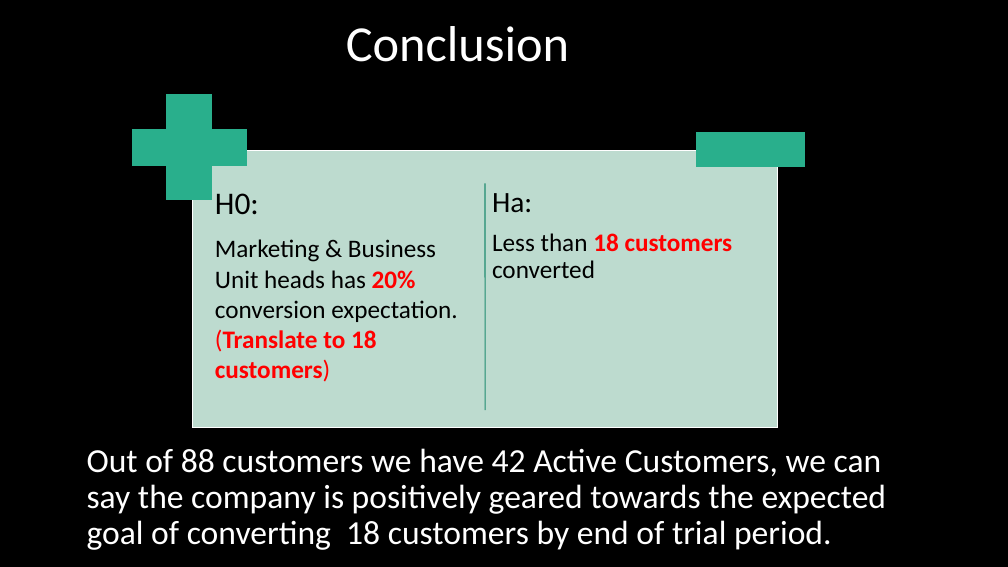
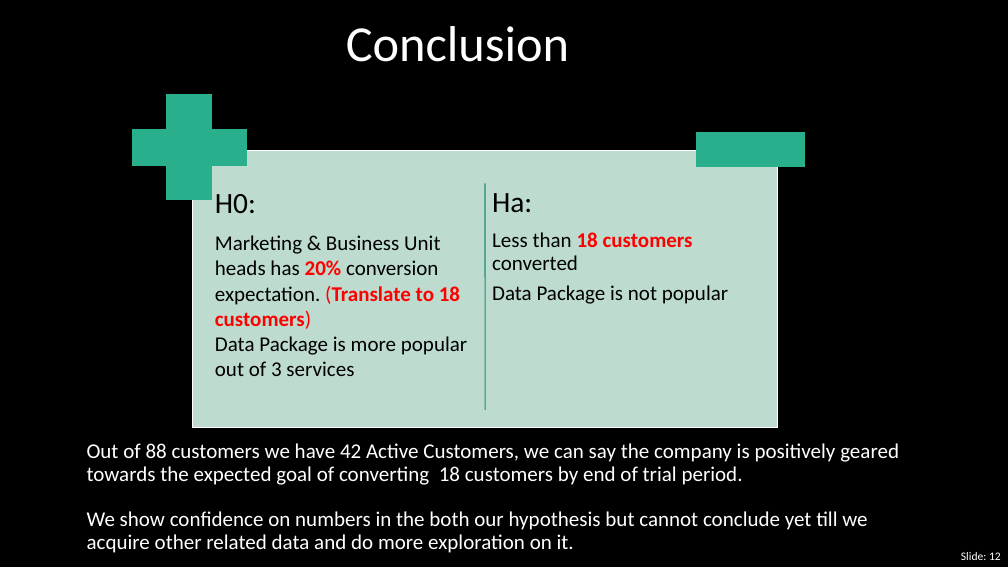
Before and after one commit to AnjaliMangal/MQL-Project-Main, a slide deck: slide 12 of Project1-Final-Files/Presenting_DataGuru.pptx. Drawn at 1008x567 pixels with LibreOffice and Linux fonts; fonts in the diff are those of the drawing. Boxes give left, top, right and bottom in pixels: in the first picture for what was removed or moved away, otherwise in the second. Text is boxed around its words. In the diff, an @@ line names an element or a change of style, - is before the commit and + after.

```diff
--- a/Project1-Final-Files/Presenting_DataGuru.pptx
+++ b/Project1-Final-Files/Presenting_DataGuru.pptx
@@ text in free at (215,194,460,329): size 30 to 28 pt in "H0:"; size 24 to 20 pt in "Marketing & Business Unit heads has 20% ..." @@
@@ text in free at (492,232,693,270): size 24 to 20 pt in "Less than 18 customers converted"; less space between paragraphs @@
@@ text in free at (492,285,728,304): paragraph added @@
+Data Package is not popular
@@ text in free at (215,336,467,376): paragraph added @@
+Data Package is more popular out of 3 services
@@ title at (87,443,899,553): text changed; size 32 to 20 pt @@
-Out of 88 customers we have 42 Active Customers, we can say the company is positively geared towards the expected goal of converting 18 customers by end of trial period.
+Out of 88 customers we have 42 Active Customers, we can say the company is positively geared towards the expected goal of converting 18 customers by end of trial period.
+We show confidence on numbers in the both our hypothesis but cannot conclude yet till we acquire other related data and do more exploration on it.
@@ page number added at (961,552,1001,560), 11 pt, text #FFFFFF @@
+Slide: 12
```
Also in this commit, not shown: 13 other slides changed, 1 slide added.
